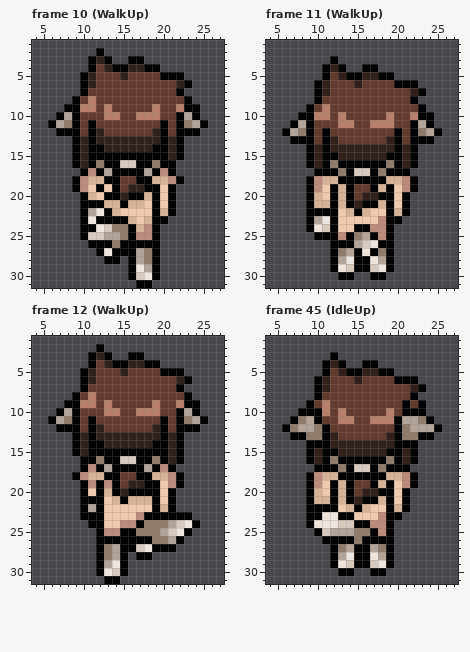
Two versions of one pixel-art file, art/OV/Mira/FlameWalk.ase. Above, as it was before the edit.
32x32 pixels, 51 frames. Shown: frame 10 (WalkUp): x 4..27, y 1..31; frame 11 (WalkUp): x 4..27, y 1..31; frame 12 (WalkUp): x 4..27, y 1..31; frame 45 (IdleUp): x 4..27, y 1..31. The commit also changed other frames, which this record leaves out.
After the commit:
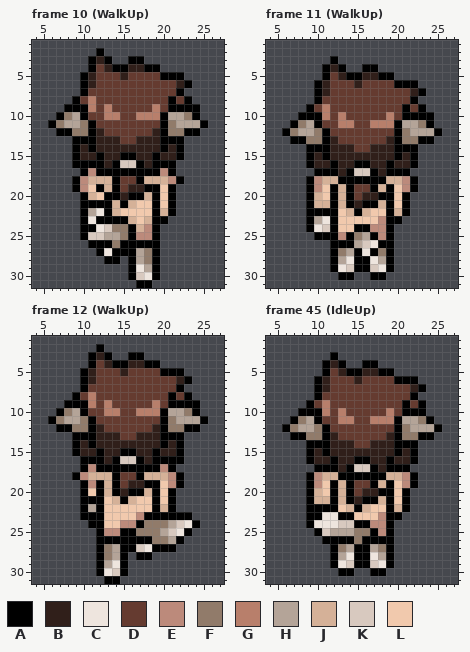
Palette (. is transparent): A #000000  B #301f1a  C #eee5de  D #653b30  E #bc8a7b  F #917b6a  G #b87f6b  H #b4a498  J #d5b198  K #d8c9bf  L #f1c9ad
Changes in this commit:
Changed rows in their new state; - is an unchanged pixel.
Frame 10 (WalkUp), layer "Layer 1":
first column x 7:
 8 --------------A--
 9 ---A----------AA-
10 -FHA---------AHHF
11 FHHF----------FHH
12 --FF----------FF-
13 ---A----DD----A--
14 -----B------B----
15 ----B-BB--BB-B---
16 ---A-AB----BA----
17 ------A----A-----
18 ------J----J-----
19 ------J----------
21 ------A---L------
Frame 11 (WalkUp), layer "Layer 1":
first column x 7:
 9 --------------A--
10 ---A----------AA-
11 -FHA---------AHHF
12 FHHF----------FHH
13 --FF----------FF-
14 ---A----DD----A--
15 -----B------B----
16 ----BABB--BBAB---
17 ------B----B-----
Frame 12 (WalkUp), layer "Layer 1":
first column x 7:
 8 --------------A--
 9 ---A----------AA-
10 -FHA---------AHHF
11 FHHF----------FHH
12 --FF----------FF-
13 ---A----DD----A--
14 -----B------B----
15 ----B-BB--BB-B---
16 -----AB----BA-A--
17 ------A----A-----
18 ------J----J-----
19 ------J----------
20 -----------J-----
21 ----------LL-----
Frame 45 (IdleUp), layer "Layer 1":
first column x 11:
14 ----DD----
15 -B------B-
16 BABB--BBAB
17 --B----B--
Changed places in both pictures, as pixel boxes (x1, y1, x2, y2):
changed: (56, 96, 192, 208)
changed: (290, 104, 426, 176)
changed: (56, 392, 192, 504)
changed: (322, 440, 402, 472)
